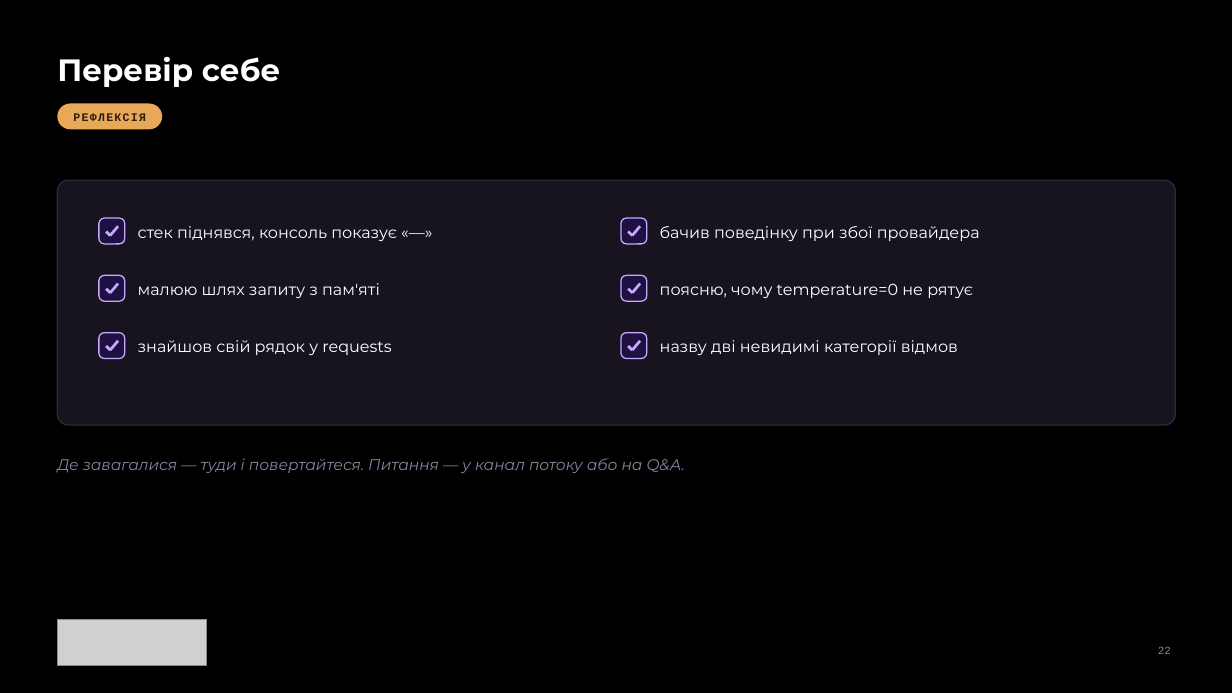
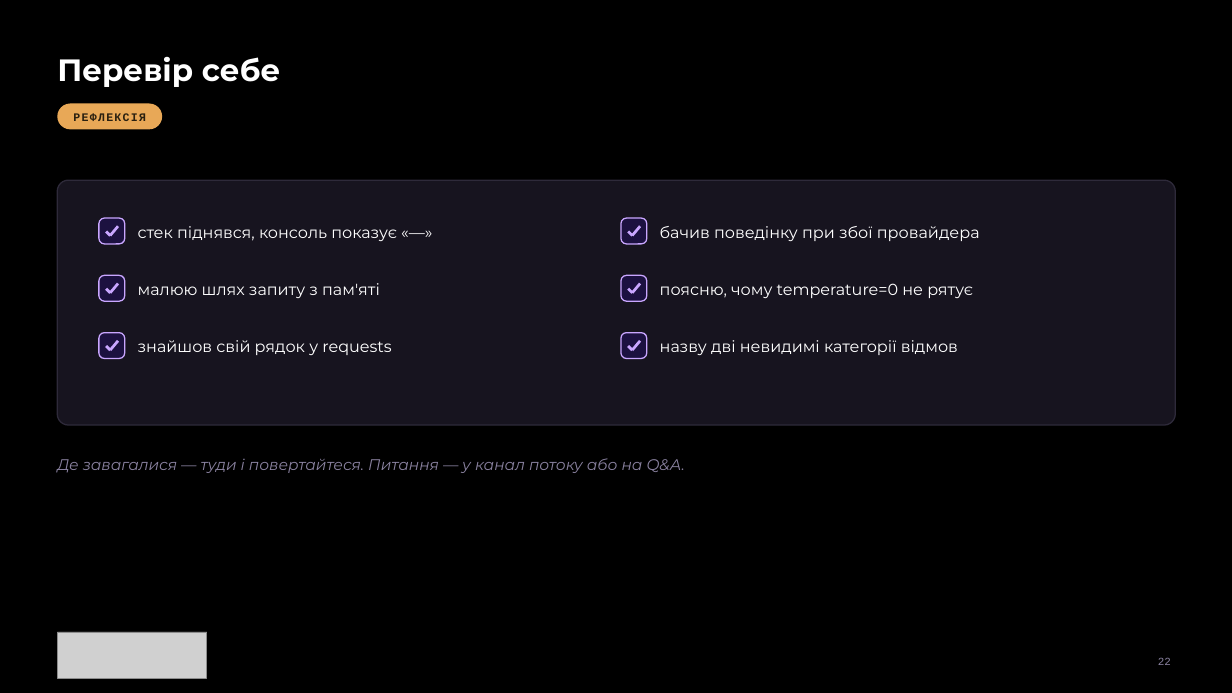
Before and after one commit to TarasFedorenkoFTV/llmops-bootcamp, a slide deck: slide 22 of docs/decks/L01.pptx. Drawn at 1232x693 pixels with LibreOffice and Linux fonts; fonts in the diff are those of the drawing; grey boxes stand for pictures; background and template pictures are left out. Boxes give left, top, right and bottom in pixels: in the first picture for what was removed or moved away, otherwise in the second. Text is boxed around its words. In the diff, an @@ line names an element or a change of style, - is before the commit and + after.

```diff
--- a/docs/decks/L01.pptx
+++ b/docs/decks/L01.pptx
@@ picture: place and size @@
-picture at [57, 619, 207, 665]
+picture at [57, 632, 207, 678]
@@ page number: place and size @@
-page number at [1158, 647, 1171, 654]
+page number at [1158, 658, 1171, 665]
```
Also in this commit, not shown: 22 other slides changed, 14 other files.
